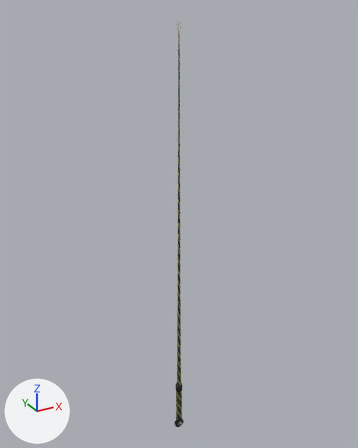
What one commit did to the FBX model WhipItUp-Unity/Assets/WhipItUp/Whip/Whip.fbx.
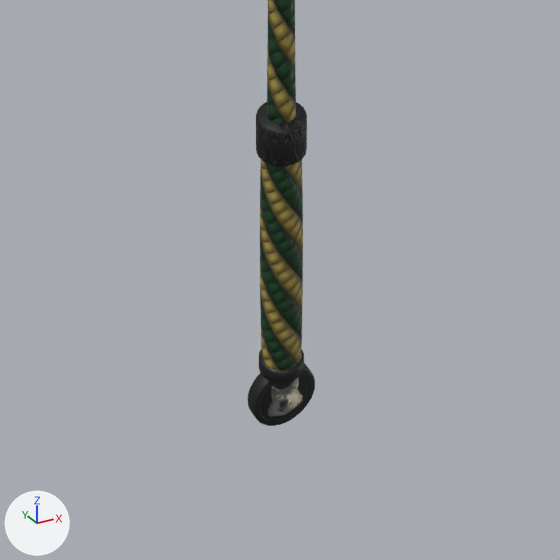
There are two pictures of each version: one whole from a 50 mm lens placed at (-1.005, -1.828, 2.002), pointed at (0.032, 0.059, 1.058), one close up on the part from 39% to 61% of the width and 82% to 99% of the height. The lights are fixed; the arrows at lower left show +X, +Y and +Z. The older version's two pictures come first. Where no turn or scale is listed for an object, it has been applied to the vertices.

In view in the first close-up: 'Whip'.
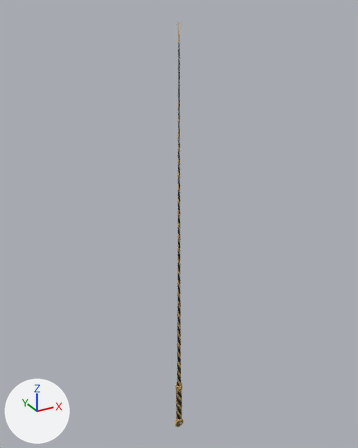
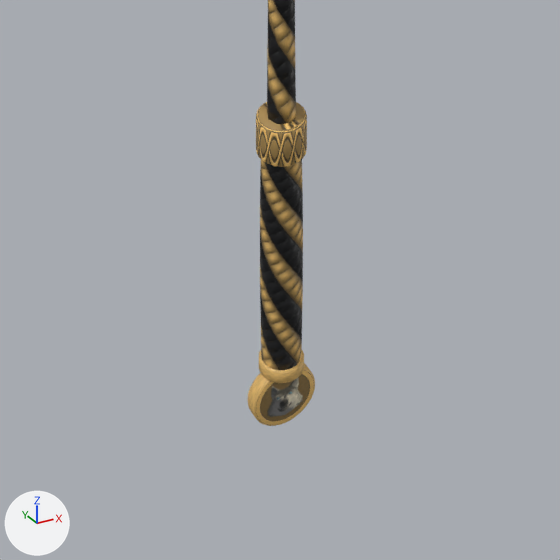
Where the change shows, as pixel boxes [x1, y1, x2, y2] in the close-ups (560 x 560 px):
```json
{"object": "Whip", "change": "surface changed", "before": [248, 0, 315, 426], "after": [248, 0, 315, 426]}
```

The change, as JSON lines over the scene's bpy script:
```json
{"op": "add", "block": "img_whip_albedo_v1_png", "code": ["img_whip_albedo_v1_png = load_image('whip_Albedo_V1.png', 'whip_Albedo_V1.png', 1024, 1024, 'sRGB')"]}
{"block": "mat_whip_mat", "where": "n2 = _N.new('ShaderNodeTexImage'); n2.name = 'Image Texture'"}
{"op": "set", "path": "n2.image", "old": "img_whip_albedo_v6_png", "new": "img_whip_albedo_v1_png"}
```
